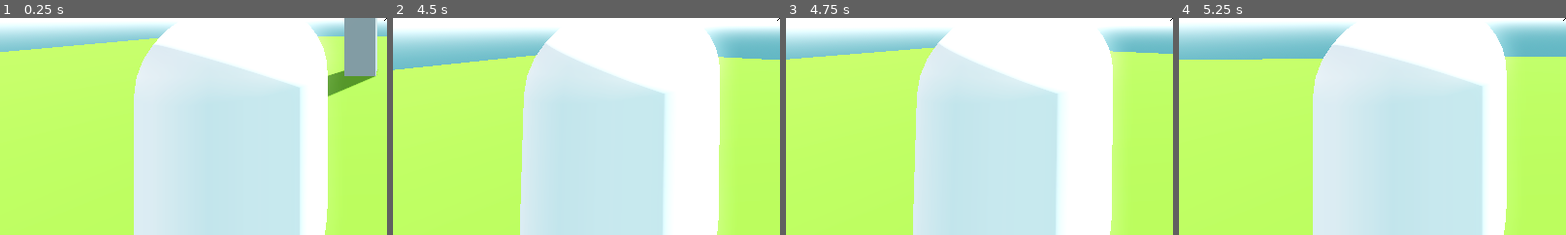
Above: before the commit, frames 1-4 (left to right).
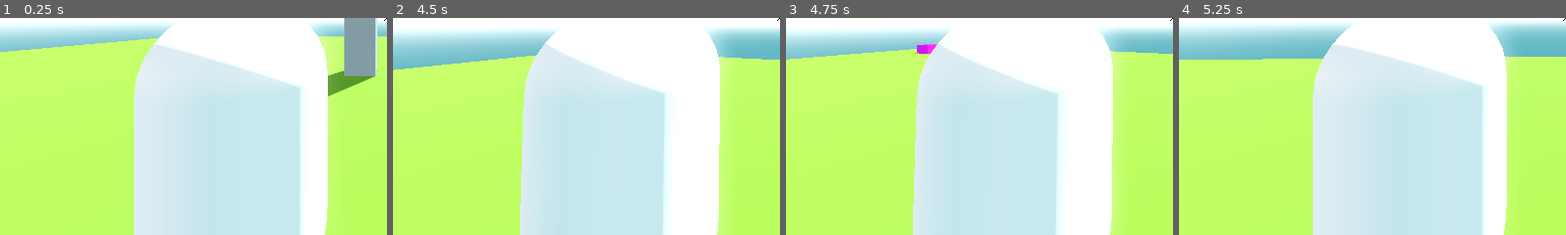
Above: after the commit, the same moments.

Repository: AlexW-WSC/Expedition-Remorhaz
Game: Godot game, scene res://MainGame.tscn
Same seed, same stepped clock (60 frames per second), same inputs: the game is played once before the commit and once after it. The engine's default icon, where the game draws it, is replaced by a stand-in: a white triangle on a blue panel in a dark square.
Inputs (mouse positions are % of the whole screen's width and height, from its top left):
- Up to frame 1 (0.25 s): no input
- Up to frame 2 (4.5 s): tap Enter (ui_accept) at 0.5, 0.77, 1.52, 2.75, 3.02, 3.77 s; move the mouse to (55, 50) at 0.52 s; hold W (up) from 0.53 s (still down); tap E (e) at 0.6, 2.3, 2.85 s; tap Q (q) at 0.8, 1.35, 3.05 s; move the mouse to (45, 50) at 1.27 s; tap R (r) at 1.55, 2.1, 3.8 s; move the mouse to (52, 48) at 2.02 s; move the mouse to (49, 52) at 2.77 s; move the mouse to (57, 51) at 3.52 s; tap Shift (lshift) at 3.6 s; tap M (debug_m_key, bound only after the commit) at 4.15 s; move the mouse to (42, 49) at 4.27 s; click (42, 49) at 4.35 s
- Up to frame 3 (4.75 s): keep holding W (up); tap Enter (ui_accept) at 4.52 s; tap E (e) at 4.55 s
- Up to frame 4 (5.25 s): keep holding W (up); move the mouse to (51, 50) at 5.02 s; tap Q (q) at 5.1 s
The pictures show only the part of the screen within x 0-50%, y 50-100%; the shares and areas given below are measured in that part.

Frames 1-2 are identical in both runs. In frame 3, 0.2% of the frame differs, in the area x 33-40%, y 12-17%; in frame 4, nothing differs.

Commit message:
(!NON-WORKING) enemy spawn logic progress

Diff:
--- a/MainGame.tscn
+++ b/MainGame.tscn
@@ -1,9 +1,10 @@
-[gd_scene load_steps=23 format=3 uid="uid://cv6yalmlvdhfa"]
+[gd_scene load_steps=24 format=3 uid="uid://cv6yalmlvdhfa"]
 
 [ext_resource type="Script" uid="uid://pafbihw5vvlk" path="res://scripts/character_body_3d.gd" id="1_3tbxw"]
 [ext_resource type="Script" uid="uid://frkrc0umc6o3" path="res://main_game.gd" id="1_pv6b4"]
 [ext_resource type="Texture2D" uid="uid://oph734p5l0am" path="res://icon.svg" id="2_bqqt8"]
 [ext_resource type="Texture2D" uid="uid://y4jlq6bn2on3" path="res://crosshair.png" id="4_8dnxm"]
+[ext_resource type="PackedScene" uid="uid://bjmdyvmdf13iv" path="res://yeti_ranger_enemy.tscn" id="7_8dnxm"]
 [ext_resource type="PackedScene" uid="uid://dhgljm2ocjttf" path="res://yeti_enemy.tscn" id="7_v3hs3"]
 [ext_resource type="Script" uid="uid://da3usqhb6ruuv" path="res://enemy_spawner.gd" id="8_x5ji8"]
 
@@ -169,6 +170,7 @@
 script = ExtResource("8_x5ji8")
 player = NodePath("../player")
 yeti_scene = ExtResource("7_v3hs3")
+yeti_ranger_scene = ExtResource("7_8dnxm")
 spawnpoints = NodePath("../Spawnpoints")
 
 [node name="YetiTimer" type="Timer" parent="EnemySpawner"]
@@ -206,6 +208,7 @@
 [node name="Minutes Timer" type="Timer" parent="."]
 wait_time = 60.0
 
+[connection signal="current_wave" from="." to="EnemySpawner" method="_on_current_wave_changed"]
 [connection signal="timeout" from="player/ReloadTimer" to="player" method="_on_reload_timer_timeout"]
 [connection signal="timeout" from="player/Ability1Cooldown" to="player" method="_on_ability_1_cooldown_timeout"]
 [connection signal="timeout" from="EnemySpawner/YetiTimer" to="EnemySpawner" method="_on_yeti_timer_timeout"]
--- a/enemy_spawner.gd
+++ b/enemy_spawner.gd
@@ -1,14 +1,34 @@
 extends Node3D
+var current_wave = null
+var area = null
+@export var player: CharacterBody3D
 
-@export var player: CharacterBody3D
+
 @export var yeti_scene: PackedScene
+@export var yeti_ranger_scene : PackedScene
+
 @export var spawnpoints : Node3D
 @onready var mob_spawns: int = spawnpoints.get_child_count()
 var type = "Yeti"
 var rng = RandomNumberGenerator.new()
 
-func _ready() -> void:
-	prepare_spawn()
+
+func _process(delta: float) -> void:
+	print(current_wave)
+	if Input.is_action_just_pressed("debug_m_key"):
+		_on_current_wave_changed(1)
+
+
+func _on_current_wave_changed(wave) -> void:
+	current_wave = wave
+	if current_wave < 10:
+		area = 1
+	elif current_wave < 20:
+		area = 2
+	elif current_wave > 20:
+		area = 3
+	prepare_spawn(current_wave)
+
 
 func _on_yeti_timer_timeout() -> void:
 	#if yeti_scene:
@@ -16,34 +36,126 @@
 		#var yeti_instance = yeti_scene.instantiate()
 		#add_child(yeti_instance)
 
+func prepare_spawn(current_wave):
+	if current_wave == 1:
+		spawn_logic(30, "Yeti", 0.75, "Yeti Ranger", 0.25, null, 0, null, 0, area)
+	elif current_wave == 2:
+		spawn_logic(50, "Yeti", 0.75, "Yeti Ranger", 0.25, null, 0, null, 0, area)
+	elif current_wave == 3:
+		spawn_logic(50, "Yeti", 0.75, "Yeti Ranger", 0.25, null, 0, null, 0, area)
+	elif current_wave == 4:
+		spawn_logic(50, "Yeti", 0.75, "Yeti Ranger", 0.25, null, 0, null, 0, area)
+	elif current_wave == 5:
+		spawn_logic(50, "Yeti", 0.75, "Yeti Ranger", 0.25, null, 0, null, 0, area)
 
-func prepare_spawn():
-	var mob_amount = 4
-	var mob_wait_time: float = 2.0
-	print ("mob amount ", mob_amount)
-	var mob_spawn_rounds = mob_amount/mob_spawns
-	spawn_type(type, mob_spawn_rounds, mob_wait_time)
+	else:
+		print("what")
 
-func spawn_type(type, mob_spawn_rounds, mob_wait_time):
-	if type == "Yeti":
-		var yeti_spawn1 = $"../Spawnpoints/Spawn1"
-		var yeti_spawn2 = $"../Spawnpoints/Spawn2"
-		var yeti_spawn3 = $"../Spawnpoints/Spawn3"
-		var yeti_spawn4 = $"../Spawnpoints/Spawn4"
+func spawn_logic(mob_amount, mob1_type, mob1_weight, mob2_type, mob2_weight, mob3_type, mob3_weight, mob4_type, mob4_weight, area):
+	var wave = current_wave
+	var spawn_location_amount = null
 
-		for i in range(4):
-			var yeti1 = yeti_scene.instantiate()
-			var spawn = rng.randi_range(1,4)
-			add_child(yeti1)
-			if spawn == 1:
-				yeti1.global_position = yeti_spawn1.global_position
-			elif spawn == 2:
-				yeti1.global_position = yeti_spawn2.global_position
-			elif spawn == 3:
-				yeti1.global_position = yeti_spawn3.global_position
-			elif spawn == 4:
-				yeti1.global_position = yeti_spawn4.global_position
-			#assign them!!!
-			player.highlight_enemy.connect(Callable(yeti1, "_on_player_highlight_enemy"))
-			player.deal_damage.connect(Callable(yeti1, "_on_player_deal_damage"))
-			await get_tree().create_timer(mob_wait_time).timeout
+	var spawn1
+	var spawn2
+	var spawn3
+	var spawn4
+	if area == 1:
+		spawn1 = $"../Spawnpoints/Spawn1"
+		spawn2 = $"../Spawnpoints/Spawn2"
+		spawn3 = $"../Spawnpoints/Spawn3"
+		spawn4 = $"../Spawnpoints/Spawn4"
+		spawn_location_amount = 4
+	else:
+		"HUH"
+
+	var mob1 = assign_mob(mob1_type)
+	var mob2 = assign_mob(mob2_type)
+	var mob3 = assign_mob(mob3_type)
+	var mob4 = assign_mob(mob4_type)
+
+	var mob1_amount = floor(mob_amount * mob1_weight)
+	var mob2_amount = floor(mob_amount * mob2_weight)
+	var mob3_amount = floor(mob_amount * mob3_weight)
+	var mob4_amount = floor(mob_amount * mob4_weight)
+
+	var mob_wait_time : float = mob_amount/60
+	print(mob_wait_time)
+
+	while current_wave == wave:
+		var mob_spawned = rng.randi_range(1,4)
+		if mob_spawned == 1:
+			if mob1_amount != 0:
+				add_child(mob1)
+				player.highlight_enemy.connect(Callable(mob1, "_on_player_highlight_enemy"))
+				player.deal_damage.connect(Callable(mob1, "_on_player_deal_damage"))
+				var spawn = rng.randi_range(1,spawn_location_amount)
+				if spawn == 1:
+					mob1.global_position = spawn1.global_position
+				elif spawn == 2:
+					mob1.global_position = spawn2.global_position
+				elif spawn == 3:
+					mob1.global_position = spawn3.global_position
+				elif spawn == 4:
+					mob1.global_position = spawn4.global_position
+				await get_tree().create_timer(mob_wait_time).timeout
+		if mob_spawned == 2:
+			if mob2_amount != 0:
+				add_child(mob2)
+				player.highlight_enemy.connect(Callable(mob2, "_on_player_highlight_enemy"))
+				player.deal_damage.connect(Callable(mob2, "_on_player_deal_damage"))
+				var spawn = rng.randi_range(1,spawn_location_amount)
+				if spawn == 1:
+					mob2.global_position = spawn1.global_position
+				elif spawn == 2:
+					mob2.global_position = spawn2.global_position
+				elif spawn == 3:
+					mob2.global_position = spawn3.global_position
+				elif spawn == 4:
+					mob2.global_position = spawn4.global_position
+				await get_tree().create_timer(mob_wait_time).timeout
+		if mob_spawned == 3:
+			if mob3_amount != 0:
+				add_child(mob3)
+				player.highlight_enemy.connect(Callable(mob3, "_on_player_highlight_enemy"))
+				player.deal_damage.connect(Callable(mob3, "_on_player_deal_damage"))
+				var spawn = rng.randi_range(1,spawn_location_amount)
+				if spawn == 1:
+					mob3.global_position = spawn1.global_position
+				elif spawn == 2:
+					mob3.global_position = spawn2.global_position
+				elif spawn == 3:
+					mob3.global_position = spawn3.global_position
+				elif spawn == 4:
+					mob3.global_position = spawn4.global_position
+				await get_tree().create_timer(mob_wait_time).timeout
+		if mob_spawned == 4:
+			if mob4_amount != 0:
+				add_child(mob4)
+				player.highlight_enemy.connect(Callable(mob3, "_on_player_highlight_enemy"))
+				player.deal_damage.connect(Callable(mob3, "_on_player_deal_damage"))
+				var spawn = rng.randi_range(1,spawn_location_amount)
+				if spawn == 1:
+					mob4.global_position = spawn1.global_position
+				elif spawn == 2:
+					mob4.global_position = spawn2.global_position
+				elif spawn == 3:
+					mob4.global_position = spawn3.global_position
+				elif spawn == 4:
+					mob4.global_position = spawn4.global_position
+				await get_tree().create_timer(mob_wait_time).timeout
+
+			else:
+				pass
+
+
+
+
+func assign_mob(mob_type):
+	if mob_type == "Yeti":
+		return yeti_scene.instantiate()
+	elif mob_type == "Yeti Ranger":
+		return yeti_ranger_scene.instantiate()
+	else:
+		return null
+
+# deprecated
--- a/main_game.gd
+++ b/main_game.gd
@@ -1,4 +1,6 @@
 extends Node3D
+
+signal current_wave
 
 @onready var player = $player
 @export var secondsTimer : Timer
@@ -30,6 +32,8 @@
 	minutes -= 1
 	seconds = 60
 	wave = minutes - max_wave
+	current_wave.emit(wave)
+
 
 ####
 func _physics_process(delta: float) -> void:
--- a/project.godot
+++ b/project.godot
@@ -78,3 +78,8 @@
 "events": [Object(InputEventKey,"resource_local_to_scene":false,"resource_name":"","device":-1,"window_id":0,"alt_press …(192 unchanged characters)…
 ]
 }
+debug_m_key={
+"deadzone": 0.2,
+"events": [Object(InputEventKey,"resource_local_to_scene":false,"resource_name":"","device":-1,"window_id":0,"alt_pressed":false,"shift_pressed":false,"ctrl_pressed":false,"meta_pressed":false,"pressed":false,"keycode":0,"physical_keycode":77,"key_label":0,"unicode":109,"location":0,"echo":false,"script":null)
+]
+}
--- /dev/null
+++ b/yeti_ranger_enemy.tscn
@@ -0,0 +1,47 @@
+[gd_scene load_steps=8 format=3 uid="uid://bjmdyvmdf13iv"]
+
+[ext_resource type="Script" uid="uid://owub6agj5s3n" path="res://scripts/evilGuy.gd" id="1_qeujw"]
+[ext_resource type="Shader" uid="uid://f65ydlo2jm83" path="res://outline.gdshader" id="2_oe4hk"]
+
+[sub_resource type="ShaderMaterial" id="ShaderMaterial_fho4y"]
+render_priority = 0
+shader = ExtResource("2_oe4hk")
+shader_parameter/outline_width = 5.0
+shader_parameter/outline_onoff = 0.0
+shader_parameter/outline_brightness = 1.0
+
+[sub_resource type="StandardMaterial3D" id="StandardMaterial3D_qeujw"]
+albedo_color = Color(1, 0, 1, 1)
+
+[sub_resource type="BoxMesh" id="BoxMesh_bqqt8"]
+material = SubResource("StandardMaterial3D_qeujw")
+
+[sub_resource type="BoxShape3D" id="BoxShape3D_8dnxm"]
+
+[sub_resource type="CylinderShape3D" id="CylinderShape3D_fho4y"]
+height = 8.0
+radius = 10.0
+
+[node name="YetiEnemy" type="CharacterBody3D" groups=["enemy"]]
+transform = Transform3D(0.999998, 0.000796807, -0.00179283, -0.000800005, 0.999998, -0.00178498, 0.00179141, 0.00178641, 0.999997, 0, 0, 0)
+script = ExtResource("1_qeujw")
+
+[node name="MeshInstance3D" type="MeshInstance3D" parent="."]
+transform = Transform3D(1, -6.45741e-11, 0, -2.95586e-12, 1, 0, -1.16415e-10, 0, 1, 0, 0, 0)
+material_overlay = SubResource("ShaderMaterial_fho4y")
+mesh = SubResource("BoxMesh_bqqt8")
+
+[node name="CollisionShape3D" type="CollisionShape3D" parent="."]
+transform = Transform3D(1, -2.62571e-09, 0, -1.20508e-11, 1, 0, -5.23869e-09, 0, 1, 0, 0, 0)
+shape = SubResource("BoxShape3D_8dnxm")
+
+[node name="NavigationAgent3D" type="NavigationAgent3D" parent="."]
+debug_enabled = true
+
+[node name="Area3D" type="Area3D" parent="." groups=["player"]]
+
+[node name="CollisionShape3D" type="CollisionShape3D" parent="Area3D"]
+shape = SubResource("CylinderShape3D_fho4y")
+
+[connection signal="body_entered" from="Area3D" to="." method="_on_area_3d_body_entered"]
+[connection signal="body_exited" from="Area3D" to="." method="_on_area_3d_body_exited"]
